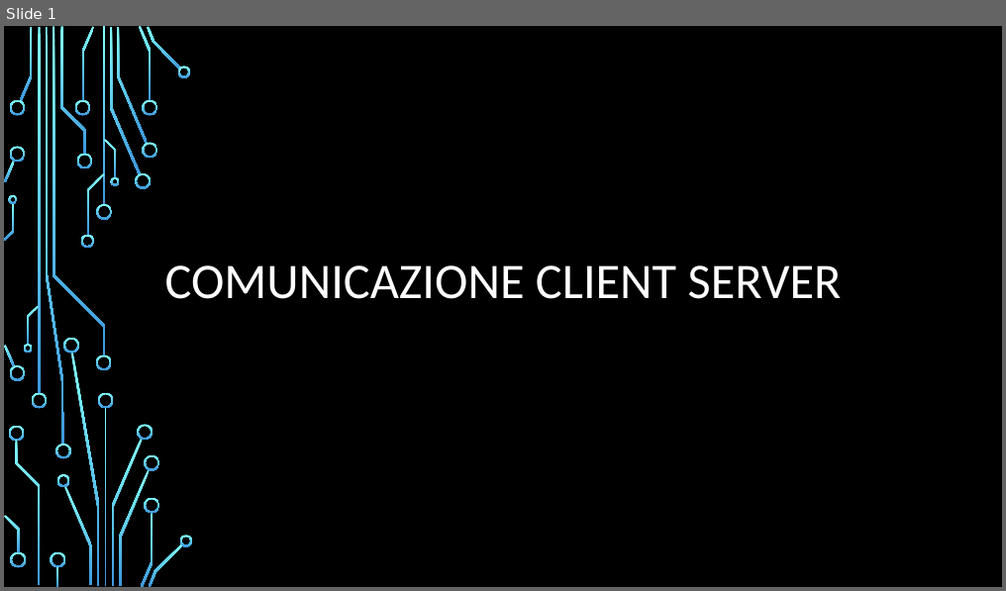
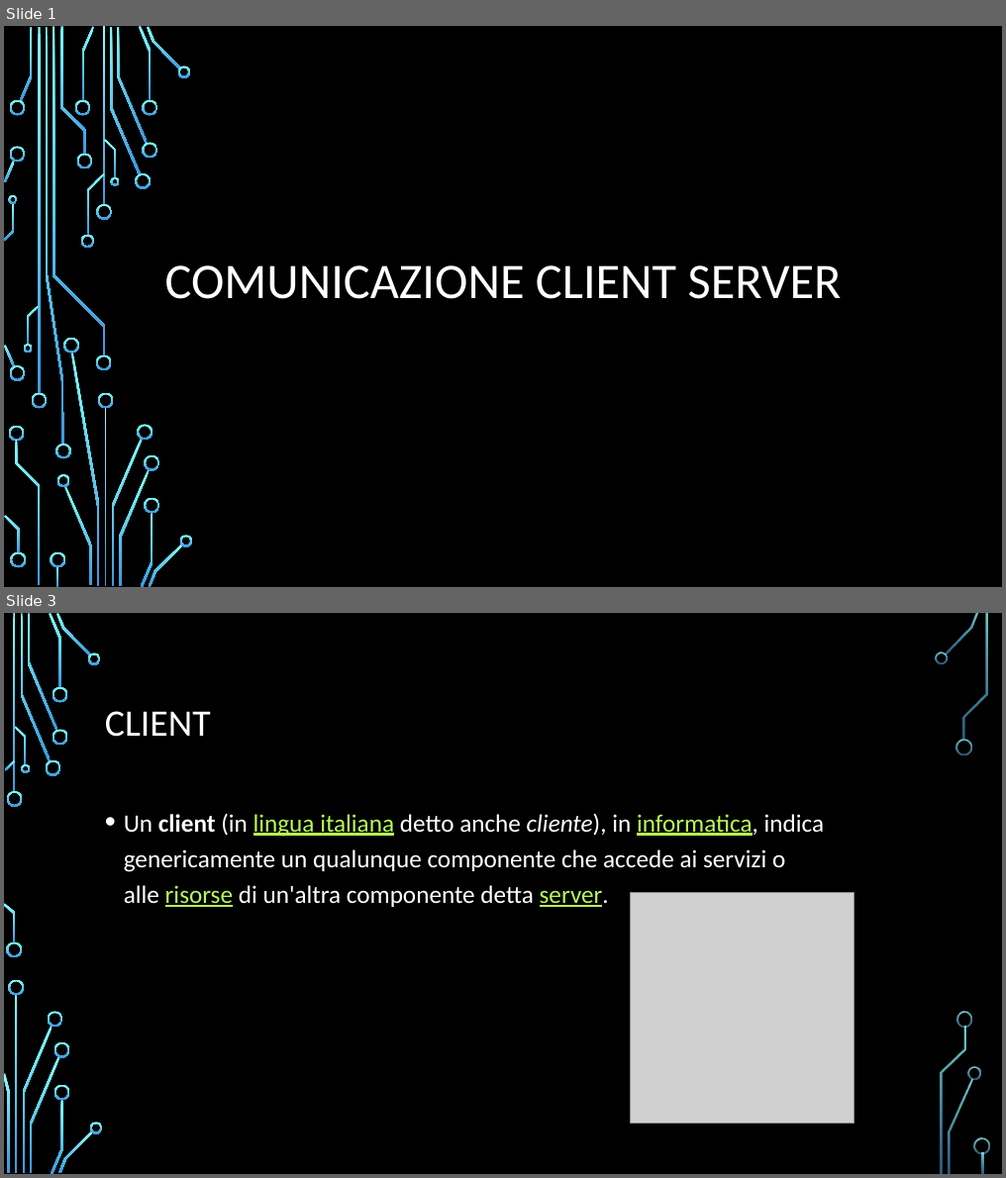
Before and after one commit to FrancescoGhinamo/Server, a slide deck: presentazione/Comunicazione client server.pptx. Shown one above the other, each under a label of ours: slide 1 before the commit, slides 1 and 3 after it; the slides between them are not shown. The pictures are 1006x591 and 1006x1178 pixels, drawn with LibreOffice and Linux fonts; fonts in the diff are those of the drawing; grey boxes stand for pictures; background and template pictures are left out. Boxes give left, top, right and bottom in pixels: in the first picture for what was removed or moved away, otherwise in the second. Text is boxed around its words. In the diff, an @@ line names an element or a change of style, - is before the commit and + after.

```diff
--- a/presentazione/Comunicazione client server.pptx
+++ b/presentazione/Comunicazione client server.pptx
@@ slide 3 added at (4,613,1002,1174), background picture (left out) @@
@@ title added at (105,711,211,737), 36 pt, text #FFFFFF @@
+CLIENT
@@ text added at (124,813,825,907), 24 pt, text #FFFFFF @@
+• Un client (in lingua italiana detto anche cliente), in informatica, indica genericamente un qualunque componente che accede ai servizi o alle risorse di un'altra componente detta server.
@@ picture added at (631,892,853,1124) @@
@@ group added at (4,613,990,1174): 33 freeform shapes, 3 rectangles @@
```
Also in this commit, not shown: 3 other slides added, 1 slide removed.
